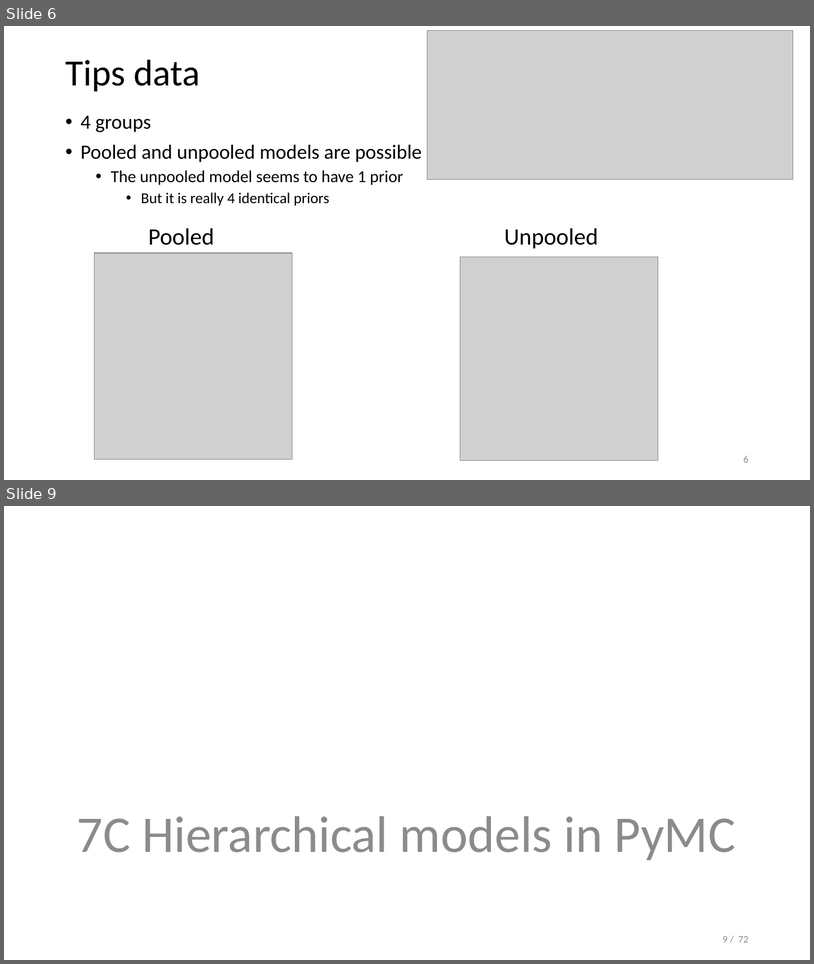
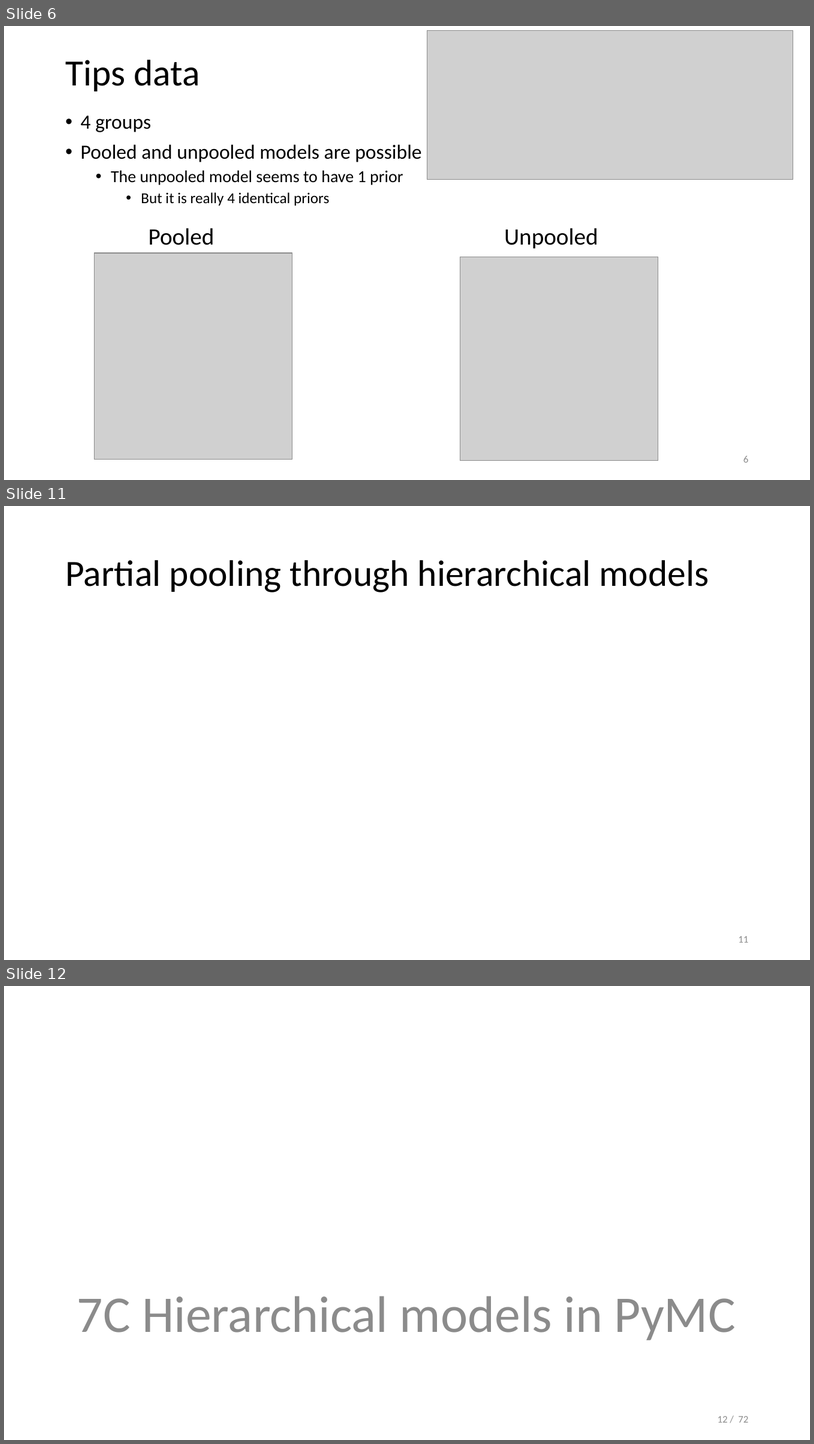
Before and after one commit to opherdonchin/StatisticalComputationAndAnalysis, a slide deck: Lectures/Lecture 7 Hierarchial models.pptx. Shown one above the other, each under a label of ours: slides 6 and 9 before the commit, slides 6, 11 and 12 after it; the slides between them are not shown. The pictures are 814x964 and 814x1444 pixels, drawn with LibreOffice and Linux fonts; fonts in the diff are those of the drawing; grey boxes stand for pictures. Boxes give left, top, right and bottom in pixels: in the first picture for what was removed or moved away, otherwise in the second. Text is boxed around its words. In the diff, an @@ line names an element or a change of style, - is before the commit and + after.

Commit message:
Partial pooling in lecture 7

```diff
--- a/Lectures/Lecture 7 Hierarchial models.pptx
+++ b/Lectures/Lecture 7 Hierarchial models.pptx
@@ slide 11 added at [4, 506, 810, 960], background #FFFFFF @@
@@ title added at [65, 560, 710, 592], 44 pt, text #000000 @@
+Partial pooling through hierarchical models
@@ page number added at [738, 936, 749, 942], 12 pt, text #8C8C8C @@
+11
@@ what was slide 9 is now slide 12 @@
@@ page number at [718, 1416, 749, 1422]: text changed @@
-9 / 72
+12 / 72
```
Also in this commit, not shown: 2 slides changed, 3 other slides added, 1 slide removed, 1 other file.
